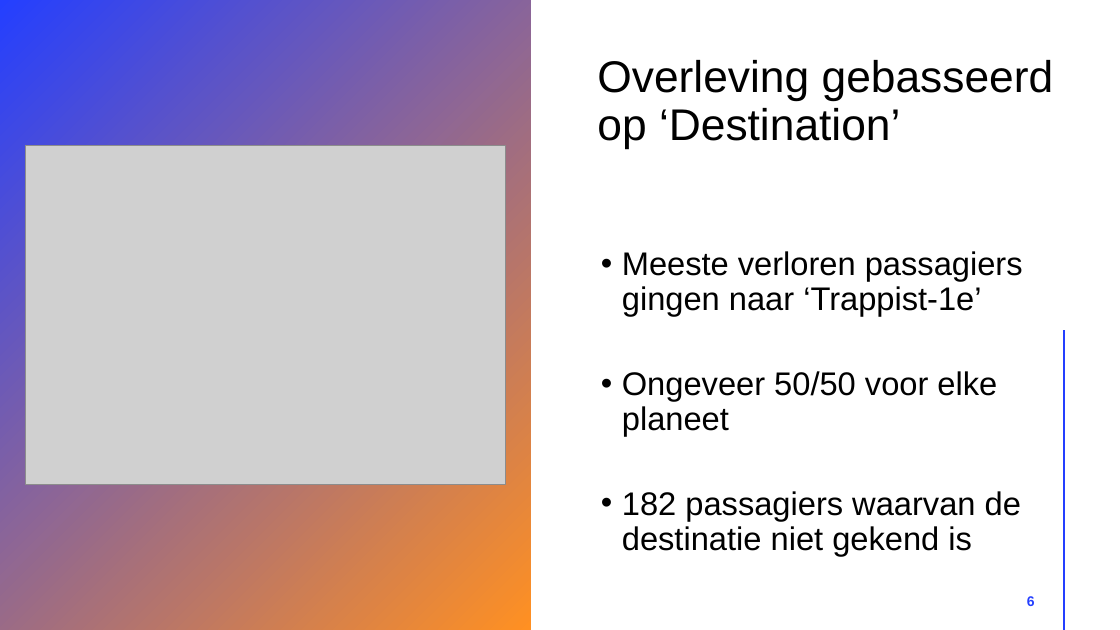
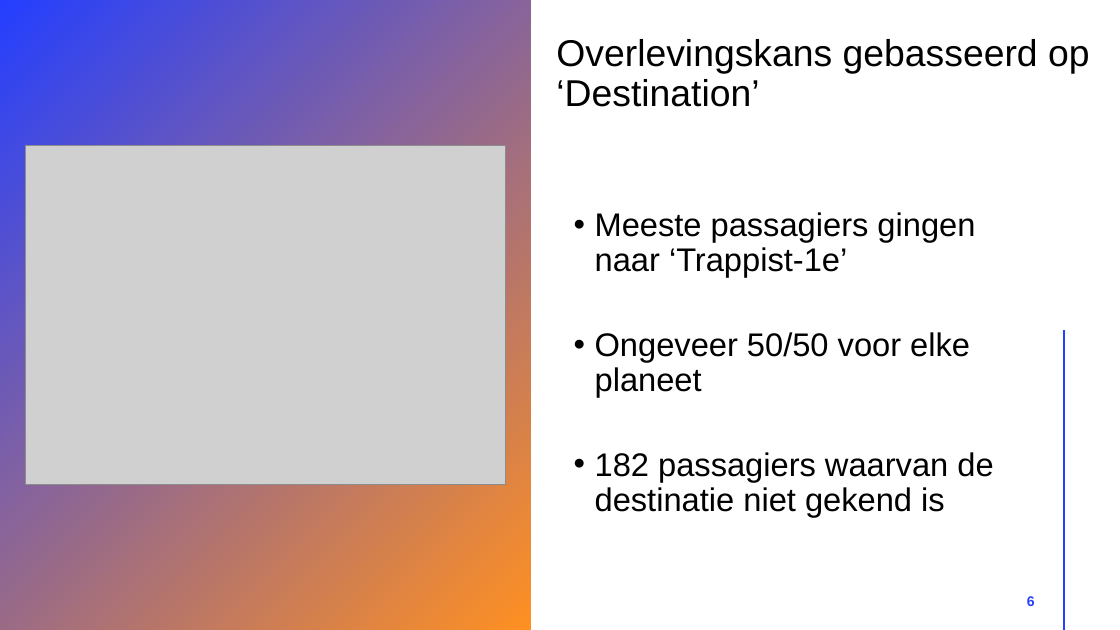
Before and after one commit to robinmonsere/Spaceship-Titanic, a slide deck: slide 6 of Documents/Spaceship titanic.pptx. Drawn at 1120x630 pixels with LibreOffice and Linux fonts; fonts in the diff are those of the drawing; grey boxes stand for pictures. Boxes give left, top, right and bottom in pixels: in the first picture for what was removed or moved away, otherwise in the second. Text is boxed around its words. In the diff, an @@ line names an element or a change of style, - is before the commit and + after.

```diff
--- a/Documents/Spaceship titanic.pptx
+++ b/Documents/Spaceship titanic.pptx
@@ text at <box>556,39,1090,107</box>: text changed; size 38 to 32 pt @@
-Overleving gebasseerd op ‘Destination’
+Overlevingskans gebasseerd op ‘Destination’
@@ text "Meeste passagiers gingen naar ‘Trappist-1e’": place and size @@
-text "Meeste passagiers gingen naar ‘Trappist-1e’" at <box>622,251,1023,556</box>
+text "Meeste passagiers gingen naar ‘Trappist-1e’" at <box>595,212,993,517</box>
@@ text at <box>595,212,975,277</box>: text changed @@
-• Meeste verloren passagiers gingen naar ‘Trappist-1e’
+• Meeste passagiers gingen naar ‘Trappist-1e’
```
Also in this commit, not shown: 6 other slides changed, 1 slide added, 1 other file.
